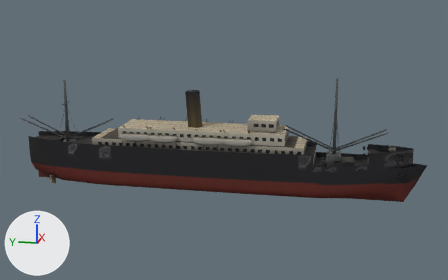
The glTF model models/item/Q686128/model_built.glb as it was, and as the next commit left it.
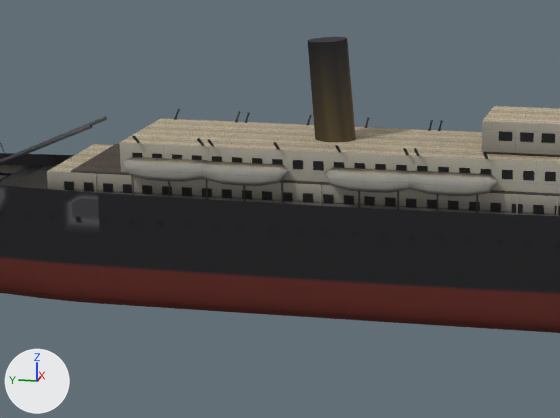
The first picture shows the older version from a 50 mm camera at (-128.6, -28.3, 43.7) aimed at (0.1, -2.6, 11.5). The close-ups show the older and then the newer version on the part from 17% to 62% of the width and 27% to 81% of the height of that picture. Only the edits that show in the close-ups are written down. The lights are fixed; the arrows at lower left show +X, +Y and +Z. Where no turn or scale is listed for an object, it has been applied to the vertices. Vertices at exactly the same position are counted once.

Objects in the first close-up: 'main_0', 'main_1'.
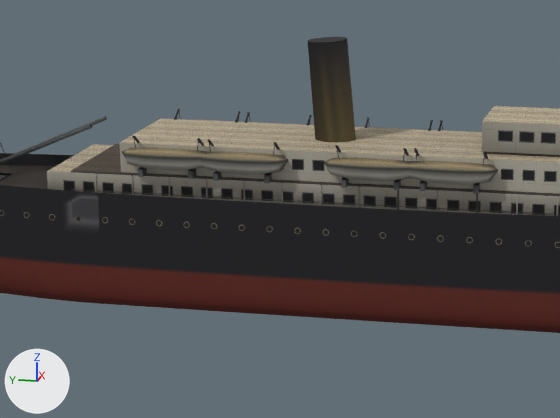
What differs and where, as boxes (x1, y1, x2, y2) in the close-ups (560 x 418 px):
part 1 of me_main_0, deleted (mostly hidden): before (49, 131, 560, 248)
part 2 of me_main_0, reshaped: before (0, 153, 556, 218); after (0, 112, 560, 248)
part 3 of me_main_0, surface changed: (0, 97, 560, 251) in both
part 4 of me_main_0, edited (looks the same): (0, 39, 560, 216) in both
part 5 of me_main_1, added (beige): after (48, 106, 560, 194)

The change in detail:
me_main_0 is used by ob_main_0; location (0.0, -0.47, 12.83).
me_main_0 had 6691 vertices, 10806 faces and spanned x -6.5..6.5, y -44.8..44.8, z -12.8..12.8.
me_main_0 now has 8442 vertices, 13693 faces and spans x -6.5..6.5, y -44.8..44.8, z -12.8..12.8.
me_main_0 part 1: 75 loose pieces with 342 vertices, spanning x -5.9..5.9, y -37.7..32.4, z -11.5..3.3, are deleted.
me_main_0 part 2: 30 vertices moved from x -5.6..5.6, y -38.2..28.0, z -5.1..0.0 to x -5.6..5.6, y -38.2..28.0, z -5.4..0.0; 638 vertices removed from x -6.5..6.5, y -40.8..41.2, z -5.2..0.7; 2705 vertices added at x -6.5..6.5, y -40.8..41.2, z -11.8..3.3.
me_main_0 part 3: 9675 kept faces spanning x -5.8..5.8, y -44.8..44.8, z -12.8..12.8 get new texture (UV) coordinates.
me_main_0 part 4: 341 kept faces spanning x -5.3..5.3, y -38.1..37.9, z -11.8..9.4 get new vertex colours.
Other edits to the shape of me_main_0 do not show in these pictures.
me_main_1 is used by ob_main_1; parent ob_main; location (0.0, 1.762, 8.893); scale (0.000192, 0.00124, 0.000241).
me_main_1 had 476 vertices, 431 faces and spanned x -32767.0..32767.0, y -32767.0..32767.0, z -32767.0..32767.0.
me_main_1 now has 555 vertices, 532 faces and spans x -32767.0..32767.0, y -32767.0..32767.0, z -32767.0..32767.0.
me_main_1 part 5: 341 vertices added at x -32767.0..32767.0, y -28336.0..19413.0, z -5044.0..32767.0.
Other edits to the shape of me_main_1 do not show in these pictures.
